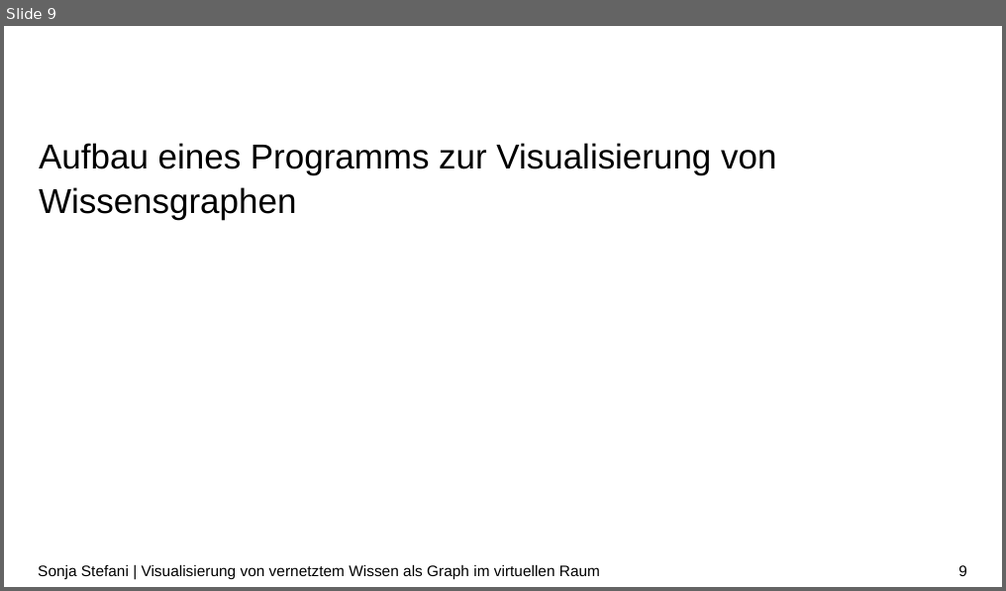
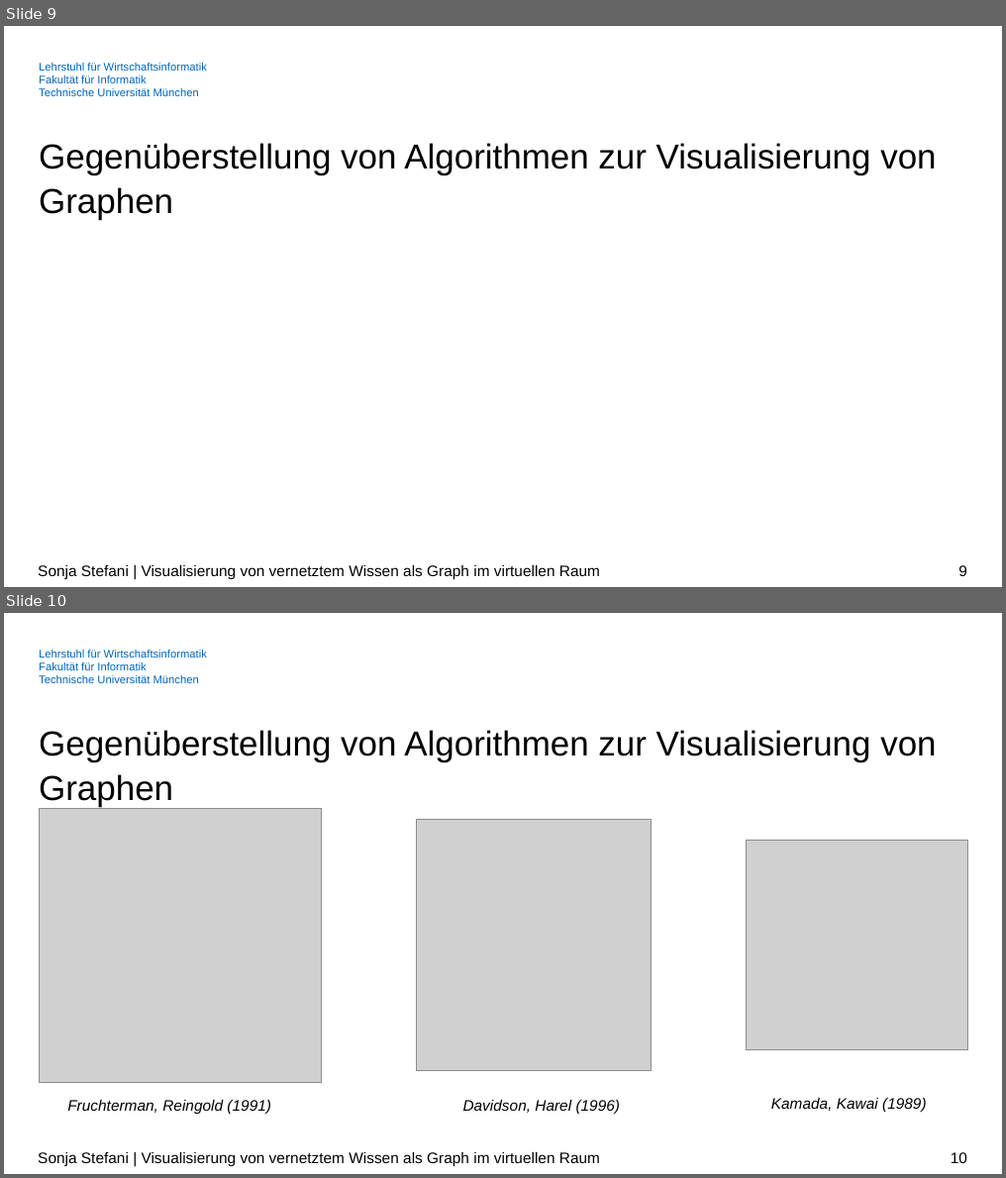
Before and after one commit to SonjaSt/knowledge-visualization-vr, a slide deck: Dokumente/Zwischenpraesentation_BA.pptx. Shown one above the other, each under a label of ours: slide 9 before the commit, slides 9 and 10 after it. The pictures are 1006x591 and 1006x1178 pixels, drawn with LibreOffice and Linux fonts; fonts in the diff are those of the drawing; grey boxes stand for pictures; background and template pictures are left out. Boxes give left, top, right and bottom in pixels: in the first picture for what was removed or moved away, otherwise in the second. Text is boxed around its words. In the diff, an @@ line names an element or a change of style, - is before the commit and + after.

```diff
--- a/Dokumente/Zwischenpraesentation_BA.pptx
+++ b/Dokumente/Zwischenpraesentation_BA.pptx
@@ slide 10 added at box(4, 613, 1002, 1174), background #FFFFFF; not listed: 1 template element that a slide beside it also shows @@
@@ title added at box(39, 730, 936, 807), 25 pt, text #000000 @@
+Gegenüberstellung von Algorithmen zur Visualisierung von Graphen
@@ picture added at box(39, 809, 322, 1083) @@
@@ picture added at box(416, 820, 651, 1071) @@
@@ picture added at box(746, 841, 968, 1051) @@
@@ text added at box(67, 1100, 271, 1114), 11 pt, text #000000, italic @@
+Fruchterman, Reingold (1991)
@@ text added at box(463, 1100, 621, 1114), 11 pt, text #000000, italic @@
+Davidson, Harel (1996)
@@ text added at box(771, 1098, 927, 1112), 11 pt, text #000000, italic @@
+Kamada, Kawai (1989)
@@ text added at box(38, 1153, 600, 1167), 11 pt, text #000000 @@
+Sonja Stefani | Visualisierung von vernetztem Wissen als Graph im virtuellen Raum
@@ page number added at box(950, 1153, 967, 1163), 11 pt, text #000000 @@
+10
@@ slide 9 changed as well @@
@@ text added at box(39, 63, 207, 96), 8 pt, text #0065BD @@
+Lehrstuhl für Wirtschaftsinformatik
+Fakultät für Informatik
+Technische Universität München
@@ title at box(39, 143, 936, 220): text changed @@
-Aufbau eines Programms zur Visualisierung von Wissensgraphen
+Gegenüberstellung von Algorithmen zur Visualisierung von Graphen
```
Also in this commit, not shown: 10 other slides changed, 7 other slides added, 30 other files.
